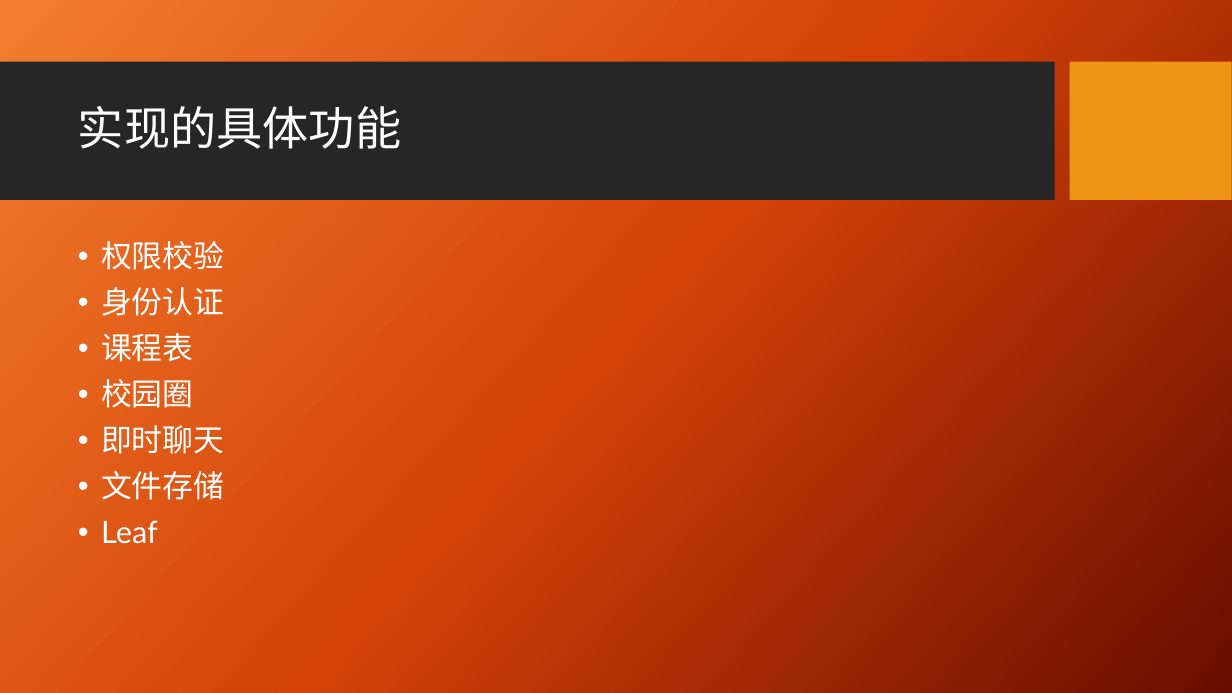
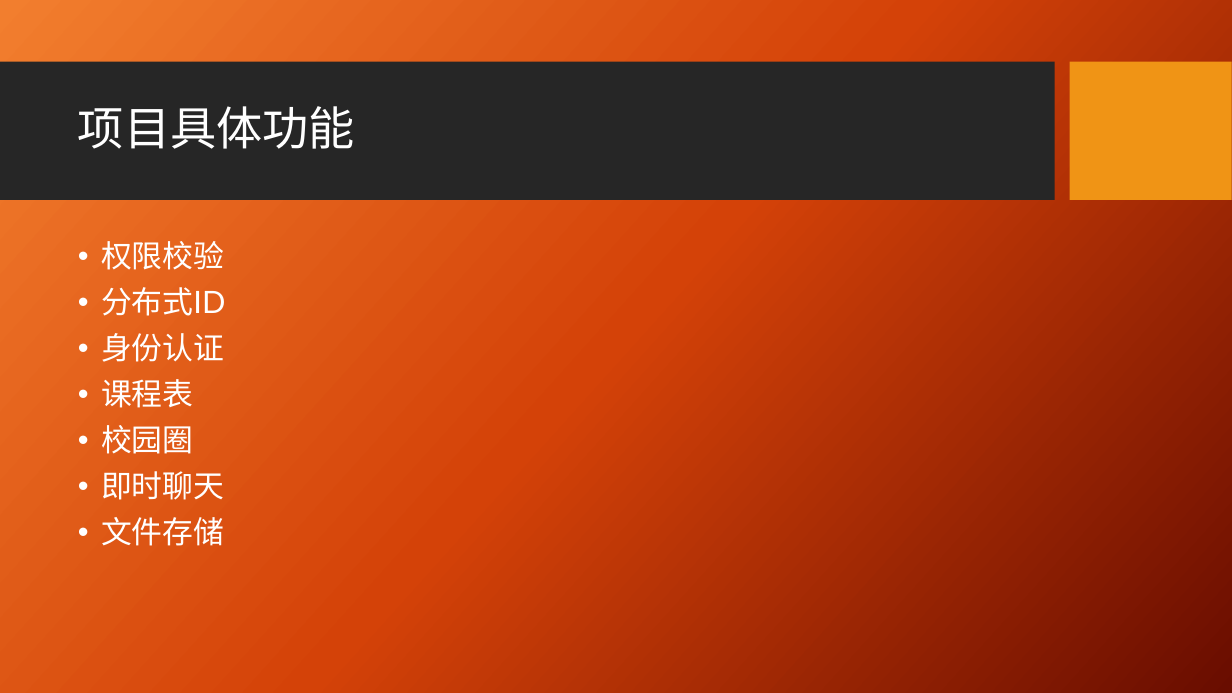
Before and after one commit to xiaowenhaohub/cjxy-cloud, a slide deck: slide 4 of docs/毕业答辩.pptx. Drawn at 1232x693 pixels with LibreOffice and Linux fonts; fonts in the diff are those of the drawing; background and template pictures are left out. Boxes give left, top, right and bottom in pixels: in the first picture for what was removed or moved away, otherwise in the second. Text is boxed around its words. In the diff, an @@ line names an element or a change of style, - is before the commit and + after.

```diff
--- a/docs/毕业答辩.pptx
+++ b/docs/毕业答辩.pptx
@@ title at <box>78,106,355,149</box>: text changed @@
-实现的具体功能
+项目具体功能
@@ text at <box>101,287,225,316</box>: paragraph added @@
+• 分布式ID
@@ text at <box>101,520,158,544</box>: paragraph removed @@
-• Leaf
```
Also in this commit, not shown: 4 other slides changed, 1 slide added, 10 other files.
